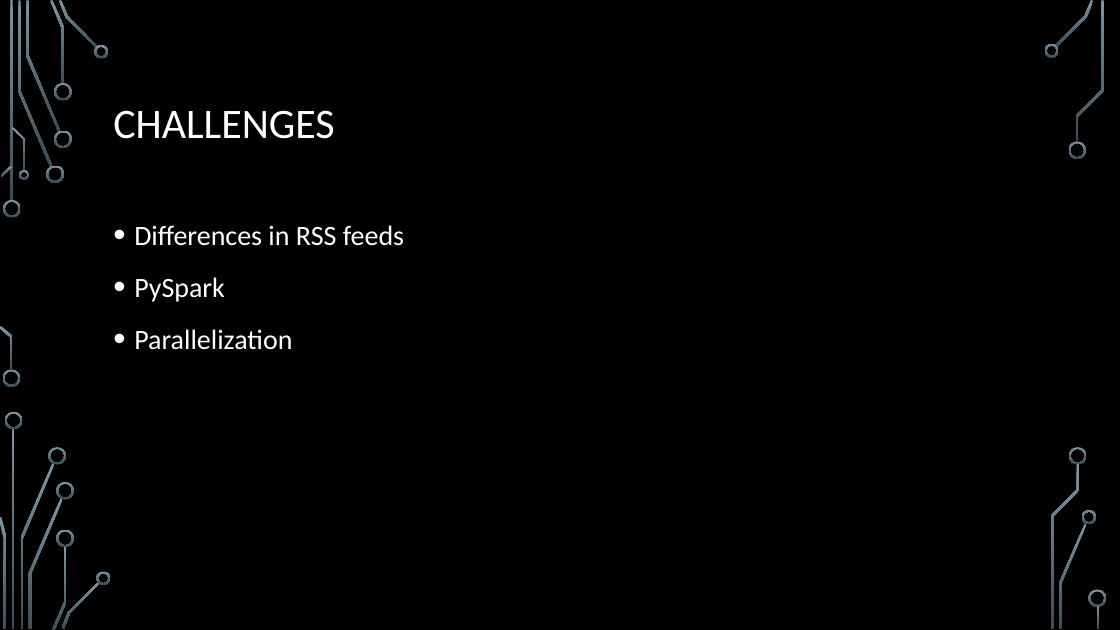
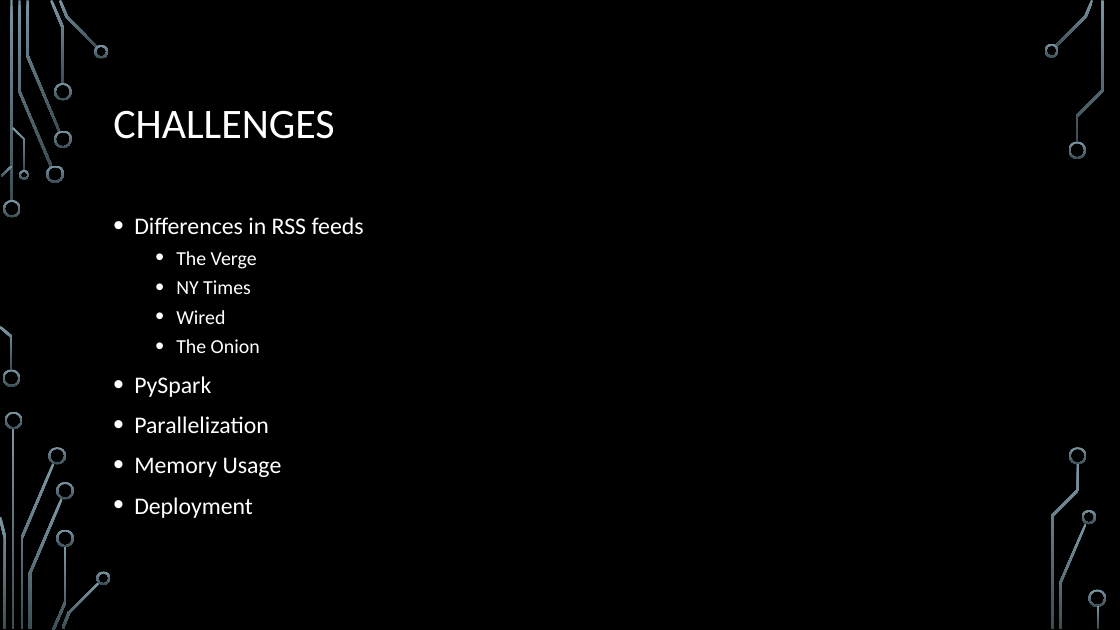
Before and after one commit to lazarust/NewsTextSummarization, a slide deck: slide 5 of Presentations/Final Presentation.pptx. Drawn at 1120x630 pixels with LibreOffice and Linux fonts; fonts in the diff are those of the drawing; background and template pictures are left out. Boxes give left, top, right and bottom in pixels: in the first picture for what was removed or moved away, otherwise in the second. Text is boxed around its words. In the diff, an @@ line names an element or a change of style, - is before the commit and + after.

```diff
--- a/Presentations/Final Presentation.pptx
+++ b/Presentations/Final Presentation.pptx
@@ text at box(134, 217, 364, 433): size 24 to 20.4 pt in "Differences in RSS feeds", "PySpark", "Parallelization"; line spacing 1.2 to 1 @@
@@ text at box(176, 251, 260, 353): paragraphs added @@
+  • The Verge
+  • NY Times
+  • Wired
+  • The Onion
@@ text at box(134, 457, 282, 518): paragraphs added @@
+• Memory Usage
+• Deployment
```
Also in this commit, not shown: 2 other slides changed, 2 slides added, 1 other file.
